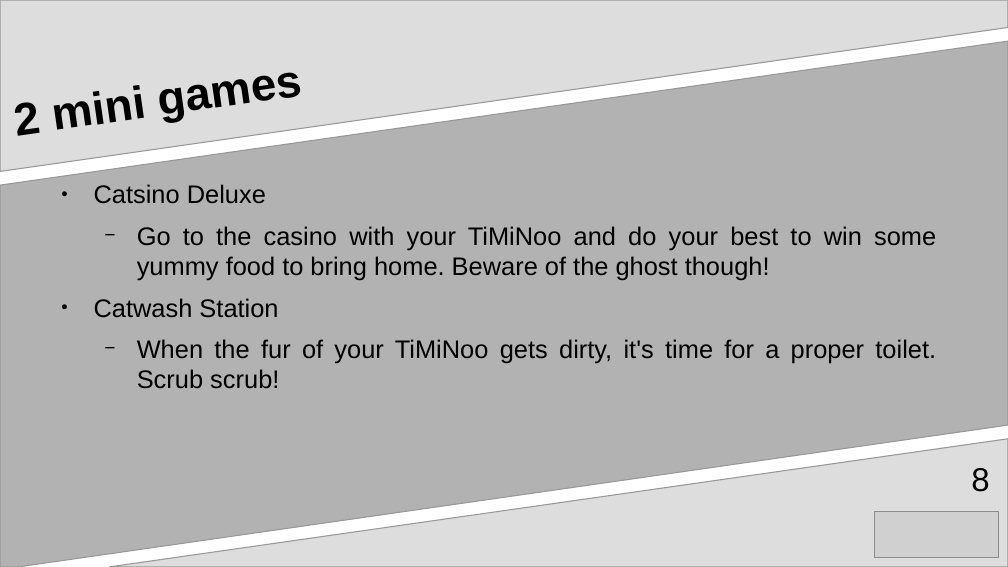
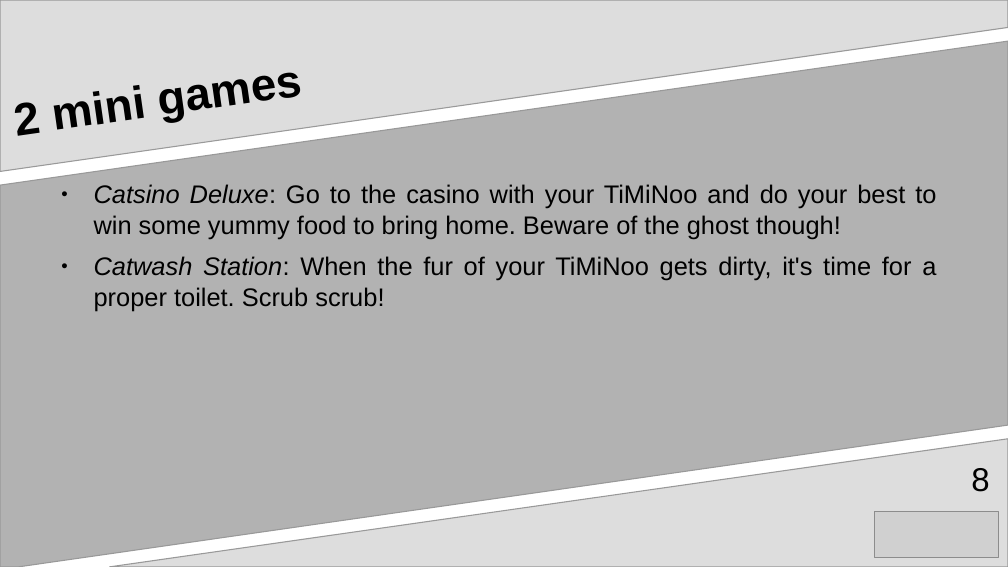
Before and after one commit to TME520/TiMiNoo, a slide deck: slide 8 of assets/manual/user manual EN.odp. Drawn at 1008x567 pixels with LibreOffice and Linux fonts; fonts in the diff are those of the drawing; grey boxes stand for pictures. Boxes give left, top, right and bottom in pixels: in the first picture for what was removed or moved away, otherwise in the second. Text is boxed around its words. In the diff, an @@ line names an element or a change of style, - is before the commit and + after.

```diff
--- a/assets/manual/user manual EN.odp
+++ b/assets/manual/user manual EN.odp
@@ text at (94,184,936,311): text changed @@
-● Catsino Deluxe
-  − Go to the casino with your TiMiNoo and do your best to win some yummy food to bring home. Beware of the ghost though!
-● Catwash Station
-  − When the fur of your TiMiNoo gets dirty, it's time for a proper toilet. Scrub scrub!
+● Catsino Deluxe: Go to the casino with your TiMiNoo and do your best to win some yummy food to bring home. Beware of the ghost though!
+● Catwash Station: When the fur of your TiMiNoo gets dirty, it's time for a proper toilet. Scrub scrub!
```
Also in this commit, not shown: 1 other slide changed, 2 other files.
